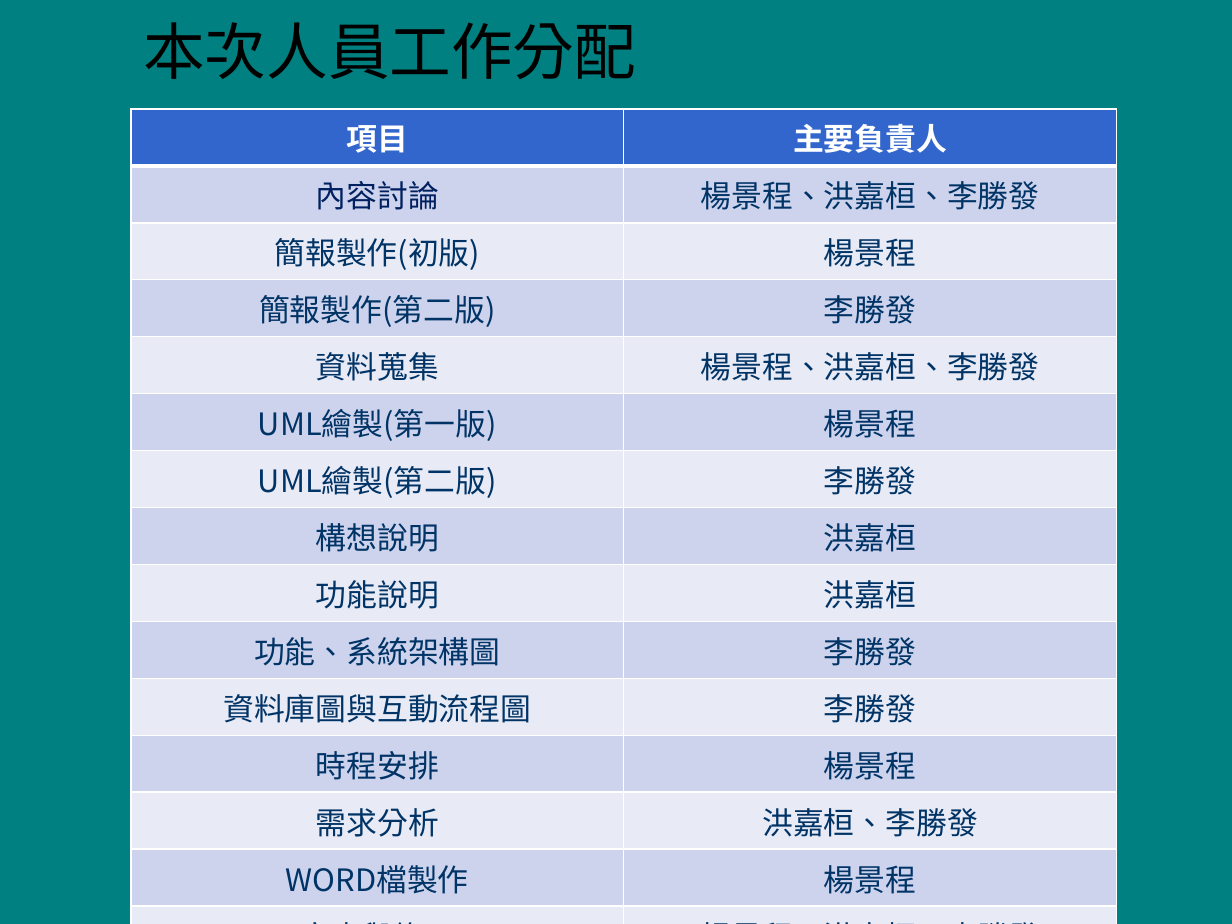
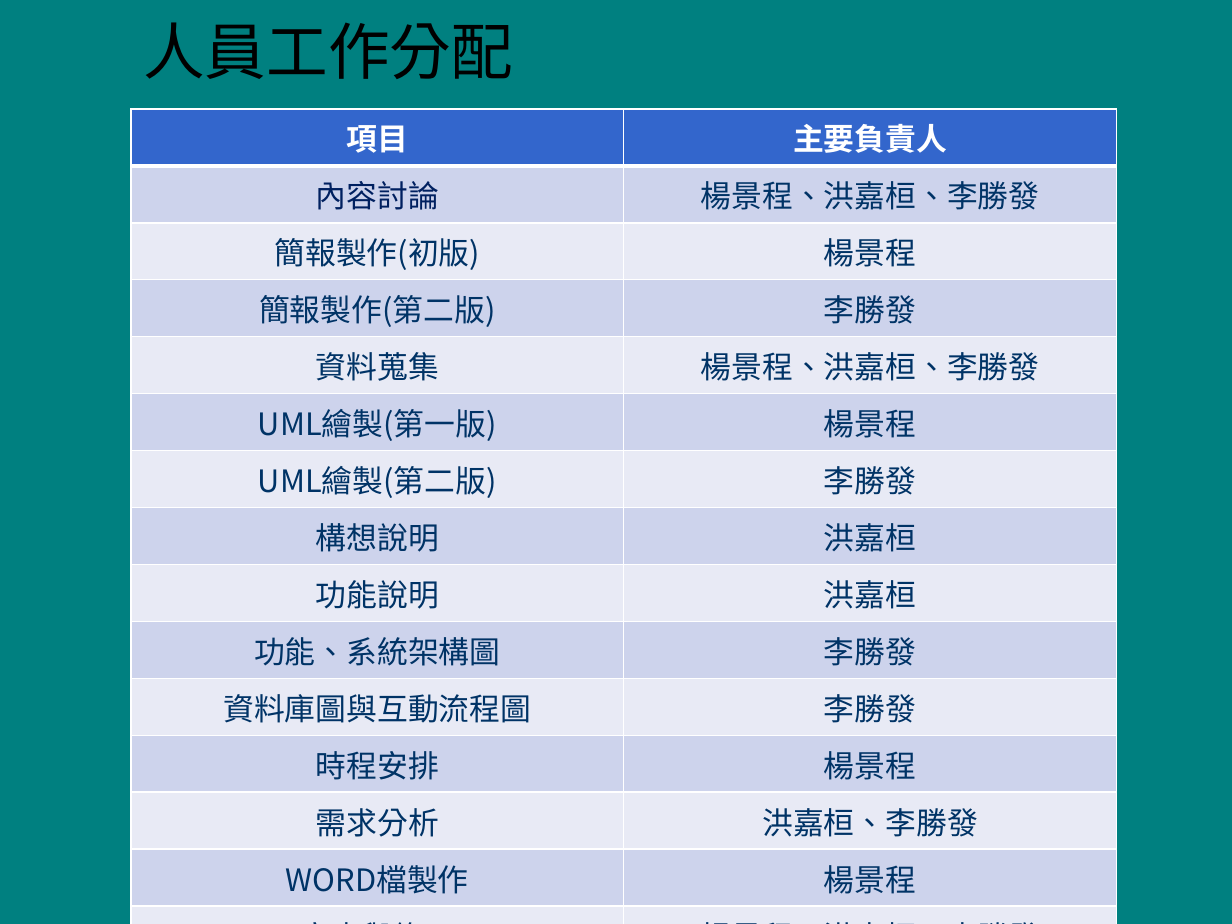
Before and after one commit to 02543420/107_SE_Team-12, a slide deck: slide 18 of 107_SE_Team12_AR RPG結合區域行銷.pptx (slide 17 before the commit). Drawn at 1232x924 pixels with LibreOffice and Linux fonts; fonts in the diff are those of the drawing; background and template pictures are left out. Boxes give left, top, right and bottom in pixels: in the first picture for what was removed or moved away, otherwise in the second. Text is boxed around its words. In the diff, an @@ line names an element or a change of style, - is before the commit and + after.

```diff
--- a/107_SE_Team12_AR RPG結合區域行銷.pptx
+++ b/107_SE_Team12_AR RPG結合區域行銷.pptx
@@ title at box(143, 22, 513, 79): text changed @@
-本次人員工作分配
+人員工作分配
```
Also in this commit, not shown: 4 other slides changed, 4 slides added, 2 slides removed, 1 other file.
